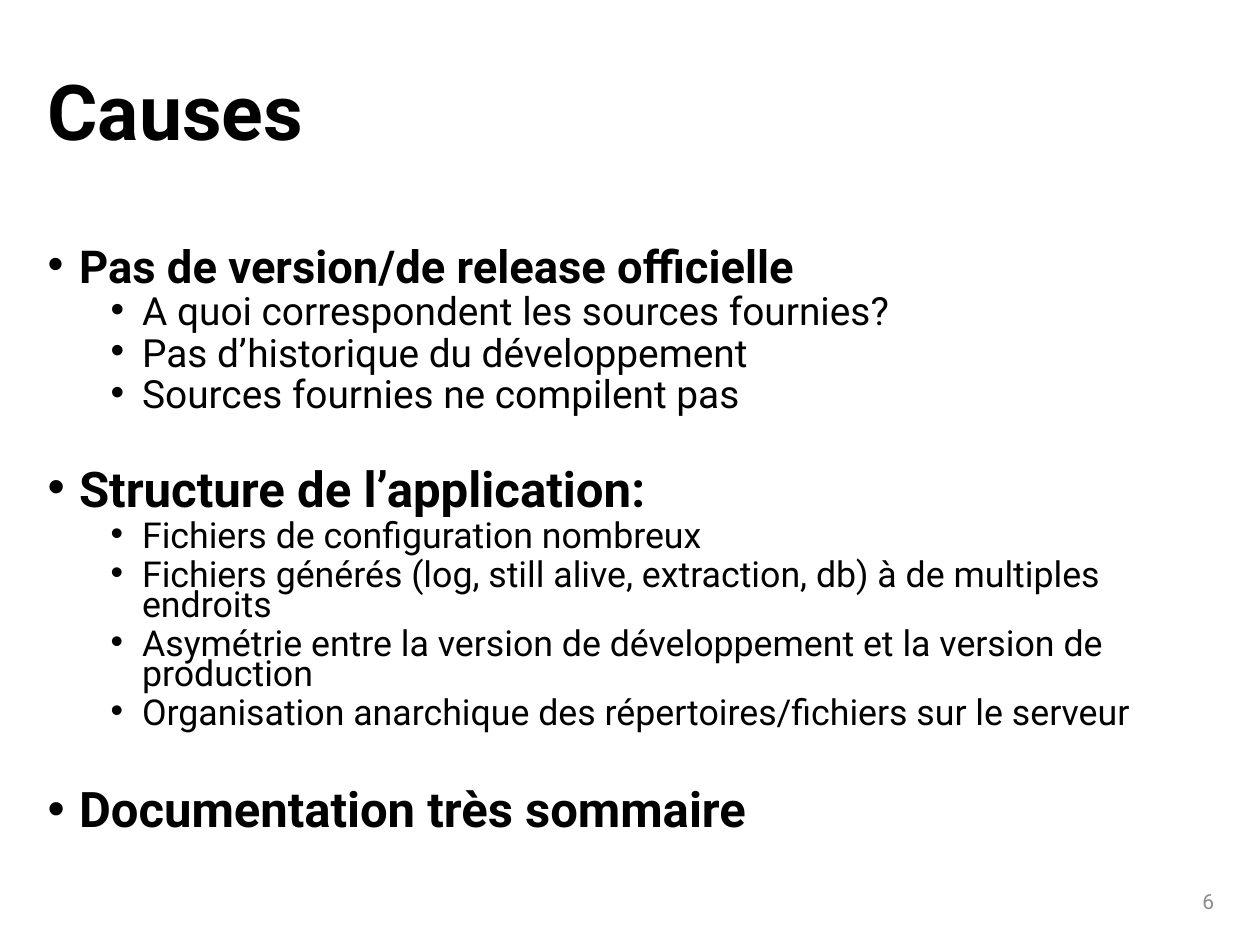
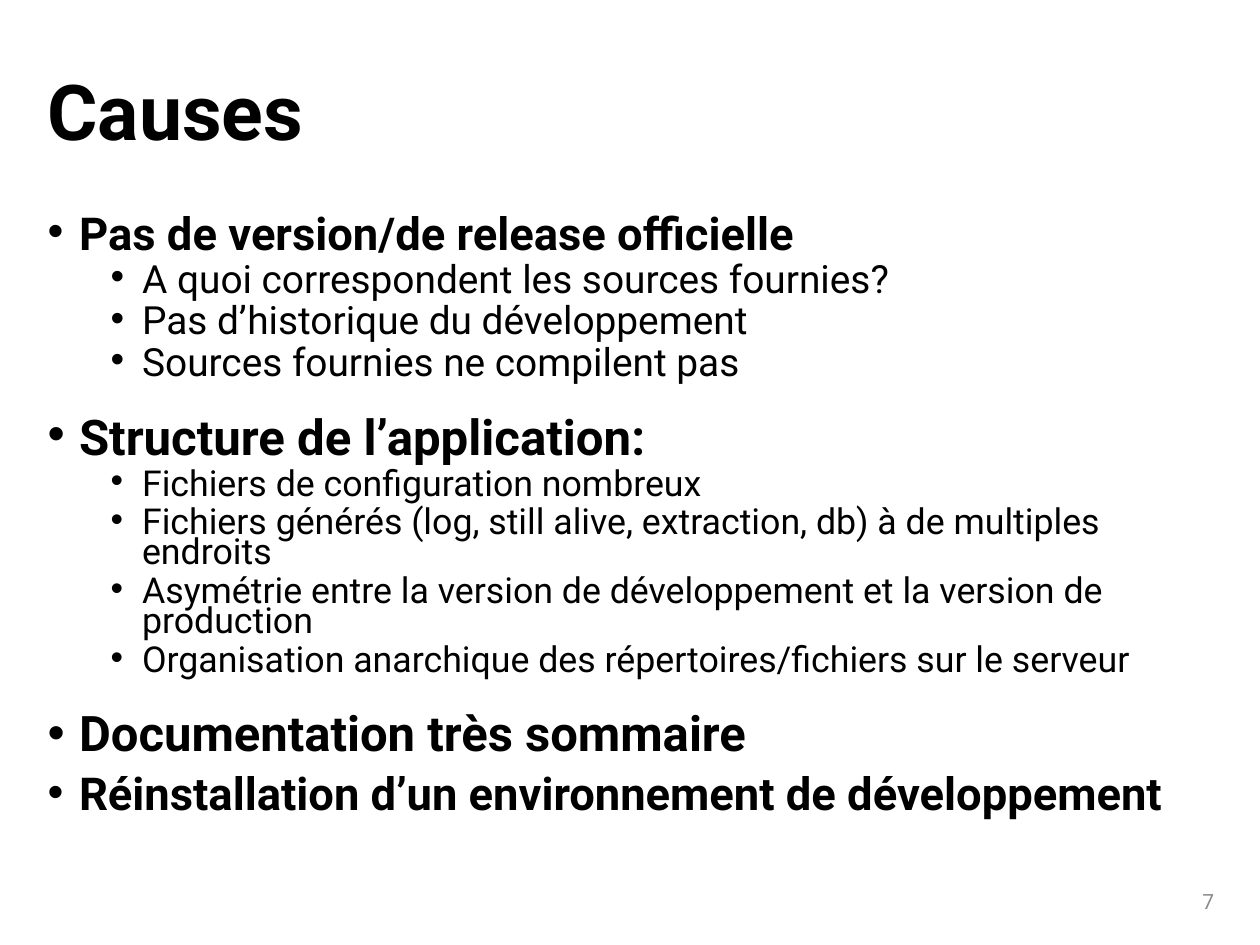
Before and after one commit to dosi-slides/2015_10_geomedia, a slide deck: slide 7 of slides.pptx (slide 6 before the commit). Drawn at 1260x945 pixels with LibreOffice and Linux fonts; fonts in the diff are those of the drawing. Boxes give left, top, right and bottom in pixels: in the first picture for what was removed or moved away, otherwise in the second. Text is boxed around its words. In the diff, an @@ line names an element or a change of style, - is before the commit and + after.

```diff
--- a/slides.pptx
+++ b/slides.pptx
@@ text "Pas de version/de release officielle": place and size @@
-text "Pas de version/de release officielle" at <box>79,248,889,416</box>
+text "Pas de version/de release officielle" at <box>79,215,889,384</box>
@@ text "Structure de l’application:": place and size @@
-text "Structure de l’application:" at <box>79,470,1129,733</box>
+text "Structure de l’application:" at <box>79,418,1129,680</box>
@@ text "Documentation très sommaire": place and size @@
-text "Documentation très sommaire" at <box>79,790,746,828</box>
+text "Documentation très sommaire" at <box>79,714,746,752</box>
@@ text added at <box>79,776,1162,820</box>, 25.9 pt, text #000000, bold @@
+• Réinstallation d’un environnement de développement
@@ page number at <box>1202,894,1214,909</box>: text changed @@
-6
+7
```
Also in this commit, not shown: 3 other slides changed, 1 slide added.
